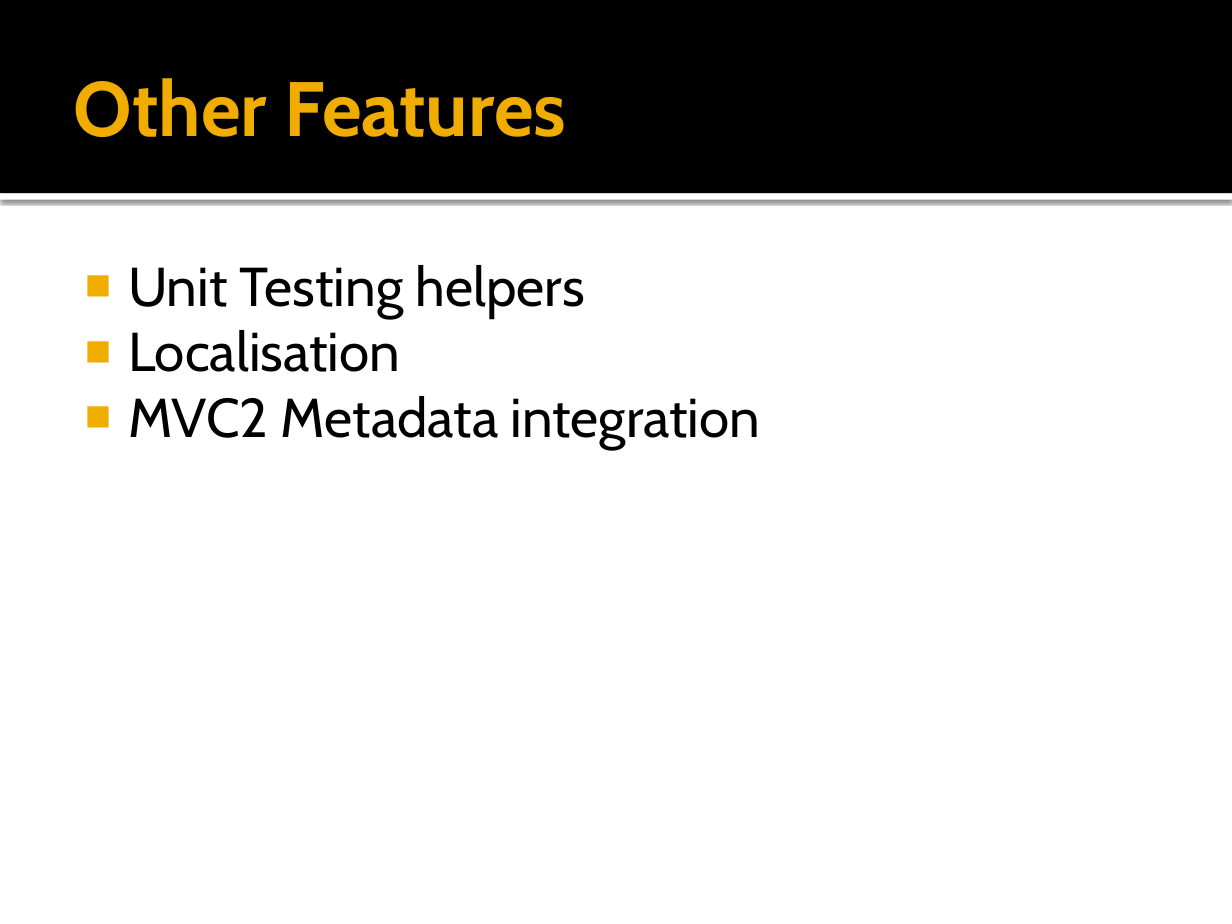
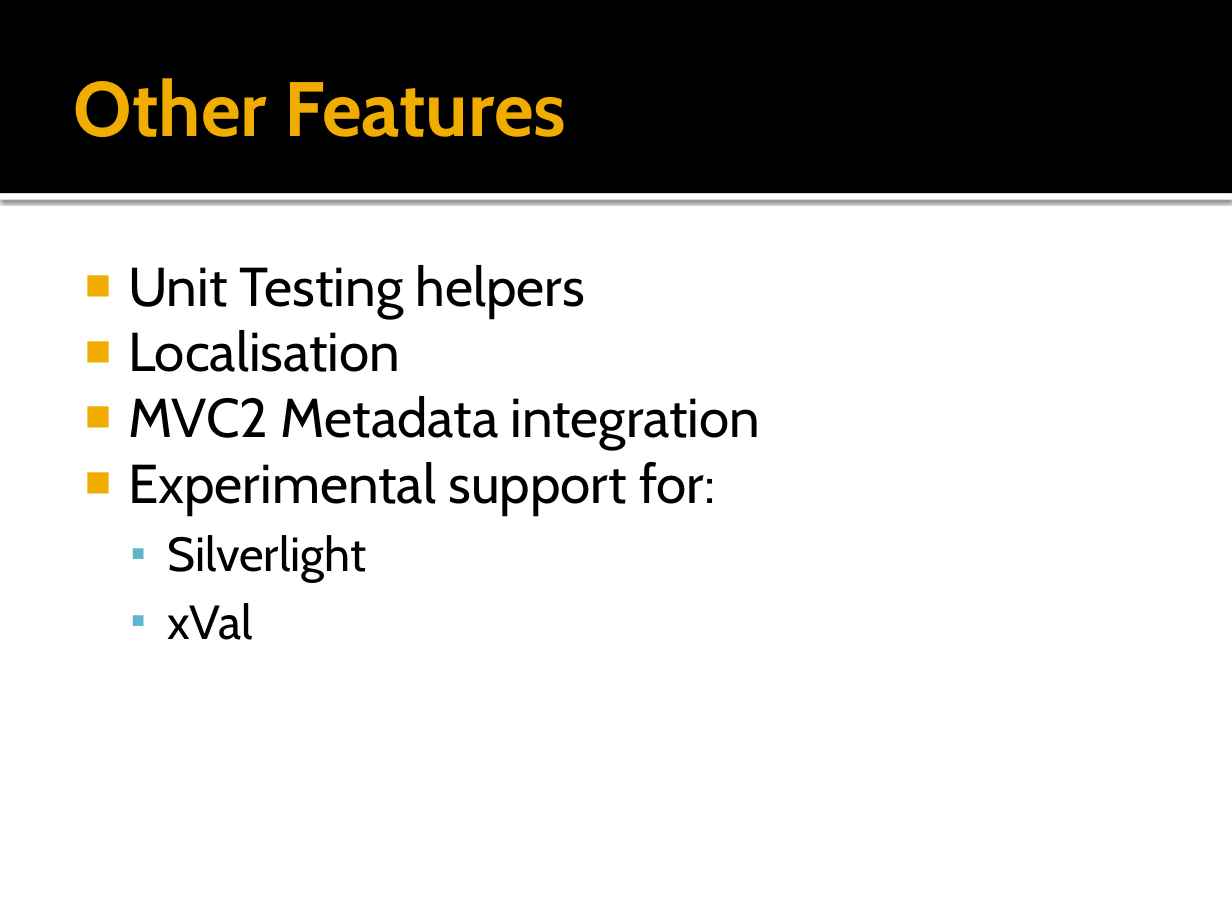
Before and after one commit to JeremySkinner/Presentations, a slide deck: slide 5 of FluentValidation-2010-04-14/FluentValidation.pptx. Drawn at 1232x924 pixels with LibreOffice and Linux fonts; fonts in the diff are those of the drawing. Boxes give left, top, right and bottom in pixels: in the first picture for what was removed or moved away, otherwise in the second. Text is boxed around its words. In the diff, an @@ line names an element or a change of style, - is before the commit and + after.

```diff
--- a/FluentValidation-2010-04-14/FluentValidation.pptx
+++ b/FluentValidation-2010-04-14/FluentValidation.pptx
@@ text at (x1=128, y1=462, x2=715, y2=640): paragraphs added @@
+■ Experimental support for:
+  ▪ Silverlight
+  ▪ xVal
```
Also in this commit, not shown: 1 other slide changed.
